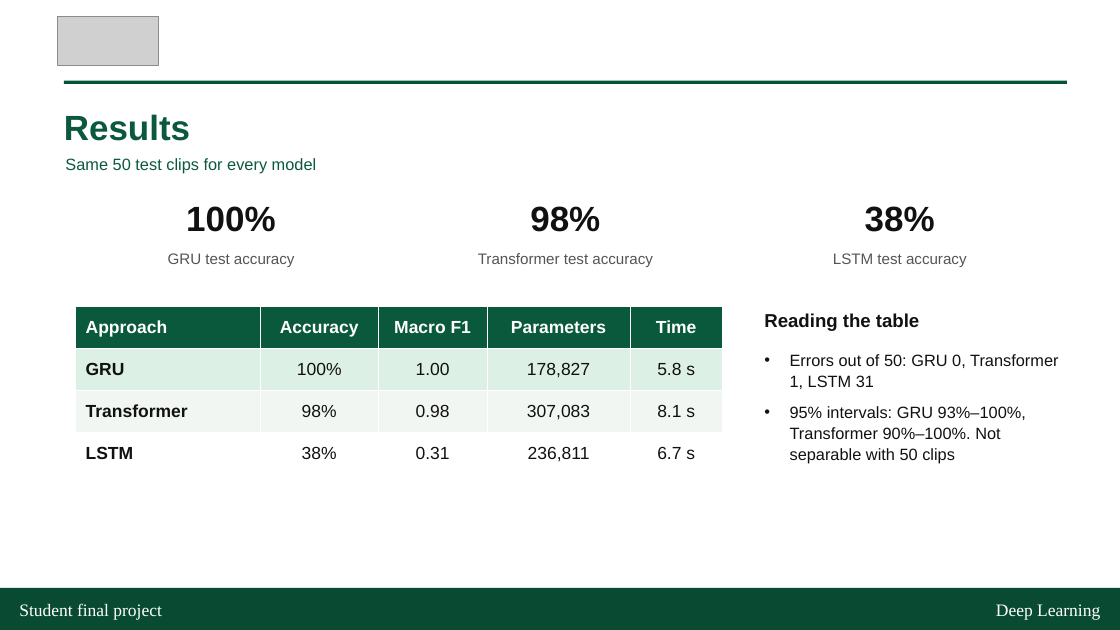
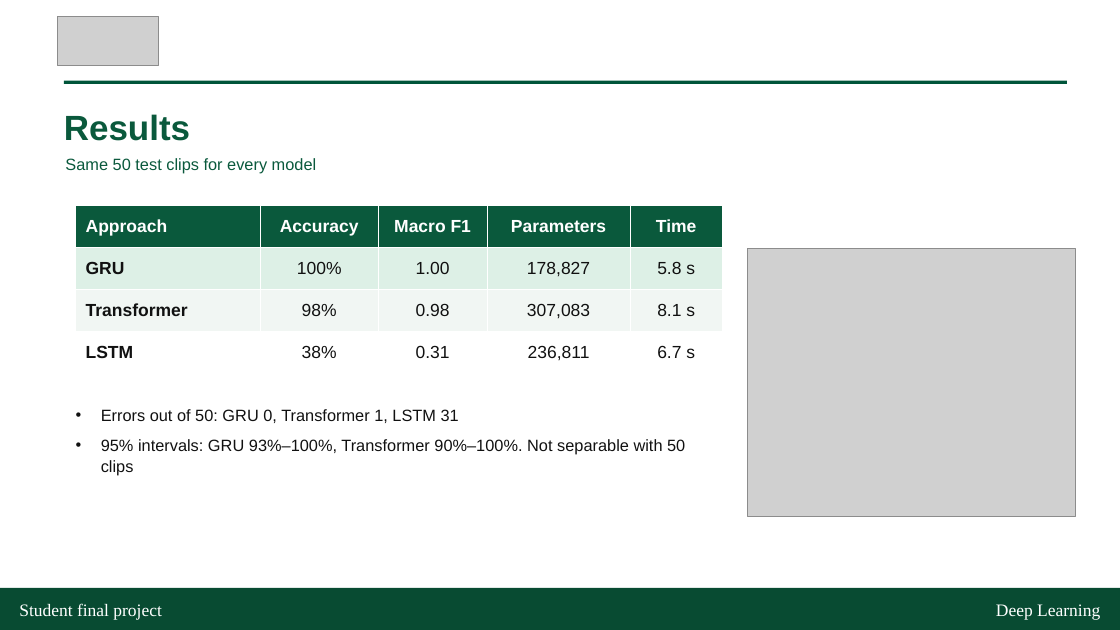
Before and after one commit to rinrin168/khmersignlanguage, a slide deck: slide 7 of slides/khmer_sign_language_presentation.pptx. Drawn at 1120x630 pixels with LibreOffice and Linux fonts; fonts in the diff are those of the drawing; grey boxes stand for pictures. Boxes give left, top, right and bottom in pixels: in the first picture for what was removed or moved away, otherwise in the second. Text is boxed around its words. In the diff, an @@ line names an element or a change of style, - is before the commit and + after.

```diff
--- a/slides/khmer_sign_language_presentation.pptx
+++ b/slides/khmer_sign_language_presentation.pptx
@@ table: place and size @@
-table at box(76, 307, 723, 475)
+table at box(76, 206, 723, 374)
@@ text removed at box(186, 206, 275, 232) @@
-100%
@@ text removed at box(530, 206, 600, 232) @@
-98%
@@ text removed at box(865, 206, 935, 232) @@
-38%
@@ text removed at box(168, 253, 295, 267) @@
-GRU test accuracy
@@ text removed at box(478, 253, 653, 267) @@
-Transformer test accuracy
@@ picture added at box(748, 248, 1075, 516) @@
@@ text removed at box(833, 253, 967, 267) @@
-LSTM test accuracy
@@ text removed at box(764, 313, 919, 331) @@
-Reading the table
@@ text "Errors out of 50: GRU ..." rewrapped from box(790, 354, 1058, 464) to box(101, 409, 685, 476) @@
```
Also in this commit, not shown: 3 other slides changed, 10 other files.
